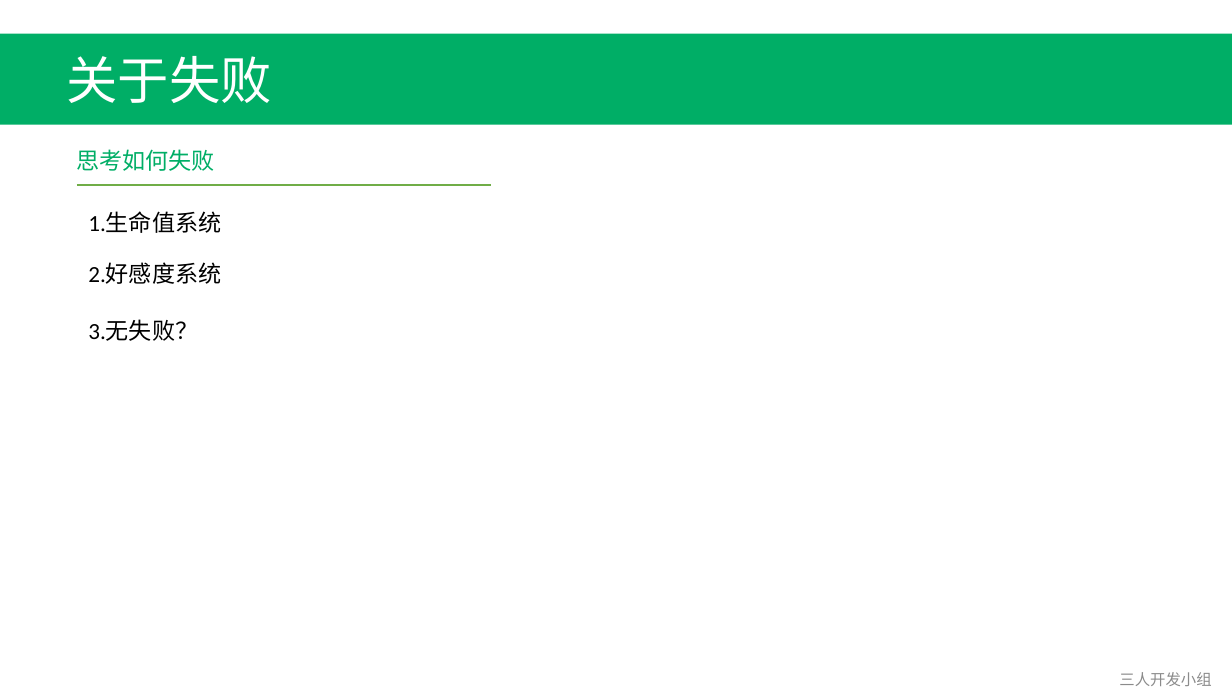
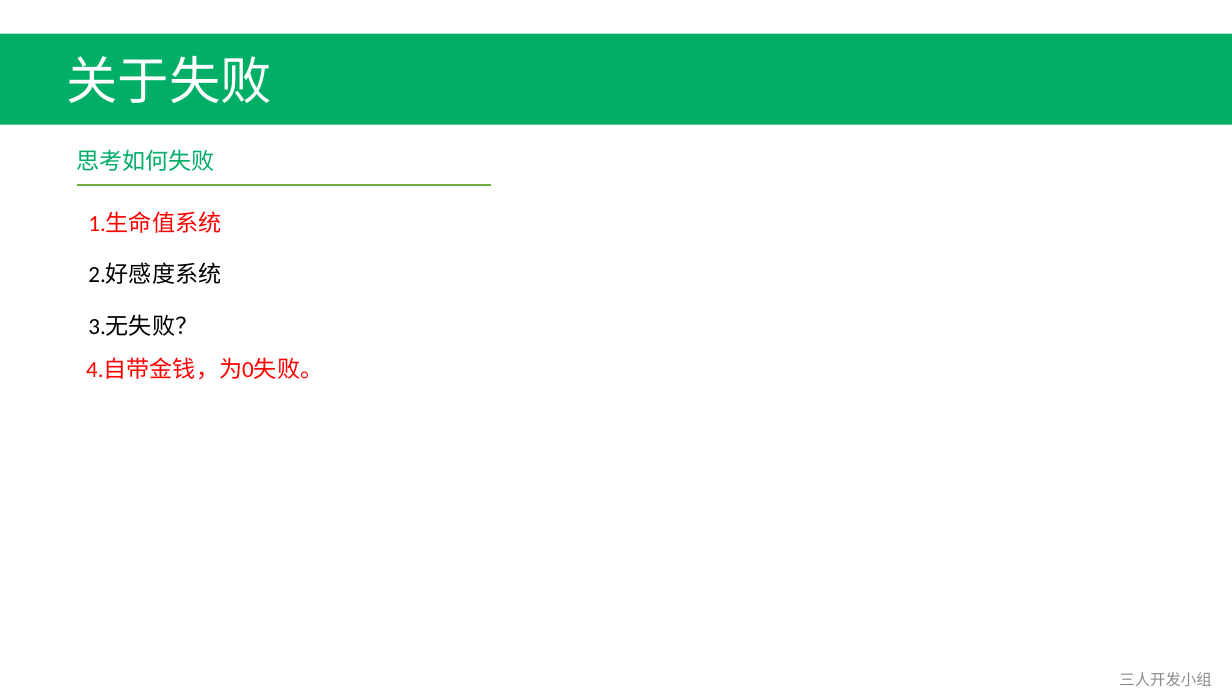
Before and after one commit to Fordebt/Give-me-my-money, a slide deck: slide 7 of 系统.pptx (slide 9 before the commit). Drawn at 1232x693 pixels with LibreOffice and Linux fonts; fonts in the diff are those of the drawing. Boxes give left, top, right and bottom in pixels: in the first picture for what was removed or moved away, otherwise in the second. Text is boxed around its words. In the diff, an @@ line names an element or a change of style, - is before the commit and + after.

```diff
--- a/系统.pptx
+++ b/系统.pptx
@@ text "1.生命值系统" at [88,211,221,233]: text colour #000000 to #FF0000 @@
@@ text "3.无失败？": place and size @@
-text "3.无失败？" at [88,320,198,341]
+text "3.无失败？" at [88,314,198,336]
@@ text added at [86,357,323,380], 18 pt, text #FF0000 @@
+4.自带金钱，为0失败。
```
Also in this commit, not shown: 4 other slides changed, 1 slide added, 3 other files.
